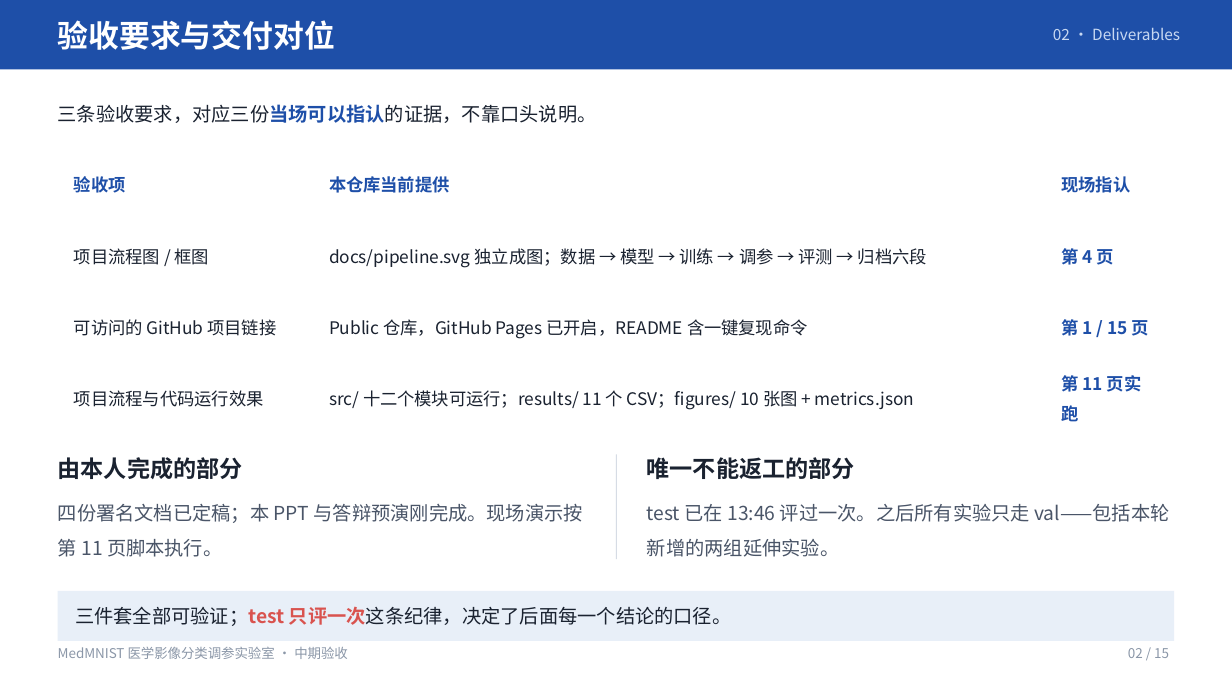
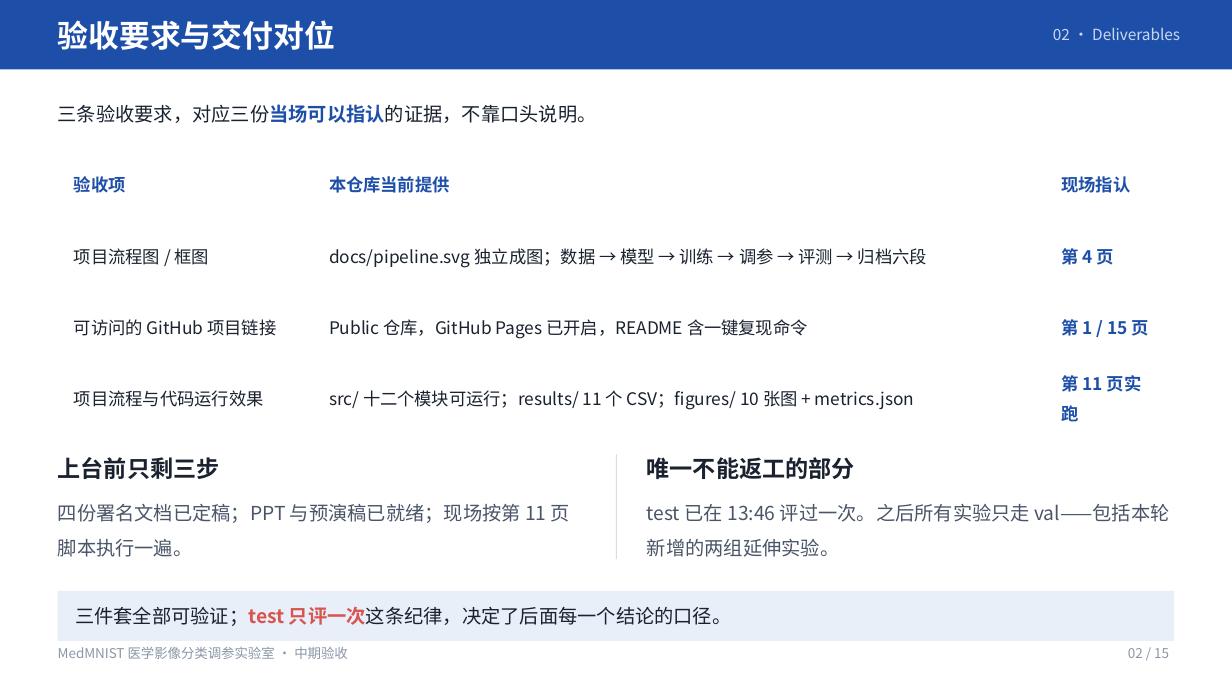
Before and after one commit to via453/medmnist-tuning-lab, a slide deck: slide 2 of MedMNIST调参实验室_中期验收汇报/MedMNIST调参实验室_中期验收汇报.pptx. Drawn at 1232x693 pixels with LibreOffice and Linux fonts; fonts in the diff are those of the drawing. Boxes give left, top, right and bottom in pixels: in the first picture for what was removed or moved away, otherwise in the second. Text is boxed around its words. In the diff, an @@ line names an element or a change of style, - is before the commit and + after.

```diff
--- a/MedMNIST调参实验室_中期验收汇报/MedMNIST调参实验室_中期验收汇报.pptx
+++ b/MedMNIST调参实验室_中期验收汇报/MedMNIST调参实验室_中期验收汇报.pptx
@@ text at (58, 457, 220, 479): text changed @@
-由本人完成的部分
+上台前只剩三步
@@ text at (58, 504, 570, 557): text changed @@
-四份署名文档已定稿；本 PPT 与答辩预演刚完成。现场演示按第 11 页脚本执行。
+四份署名文档已定稿；PPT 与预演稿已就绪；现场按第 11 页脚本执行一遍。
```
Also in this commit, not shown: 15 other files.
